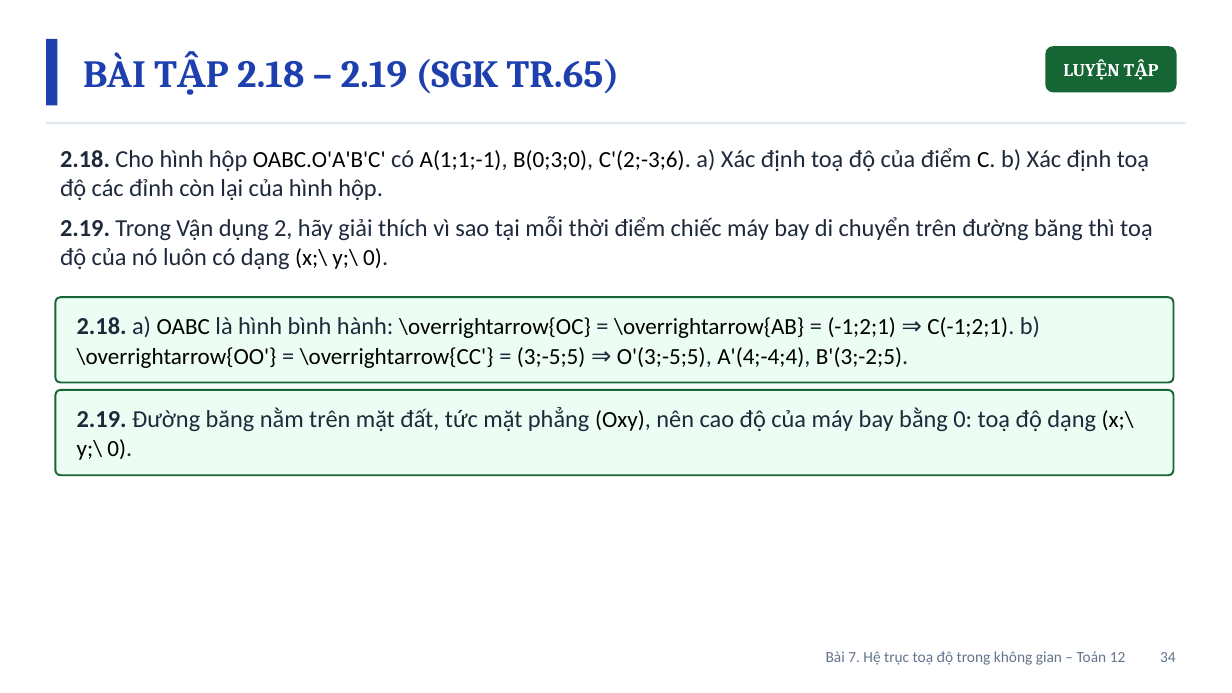
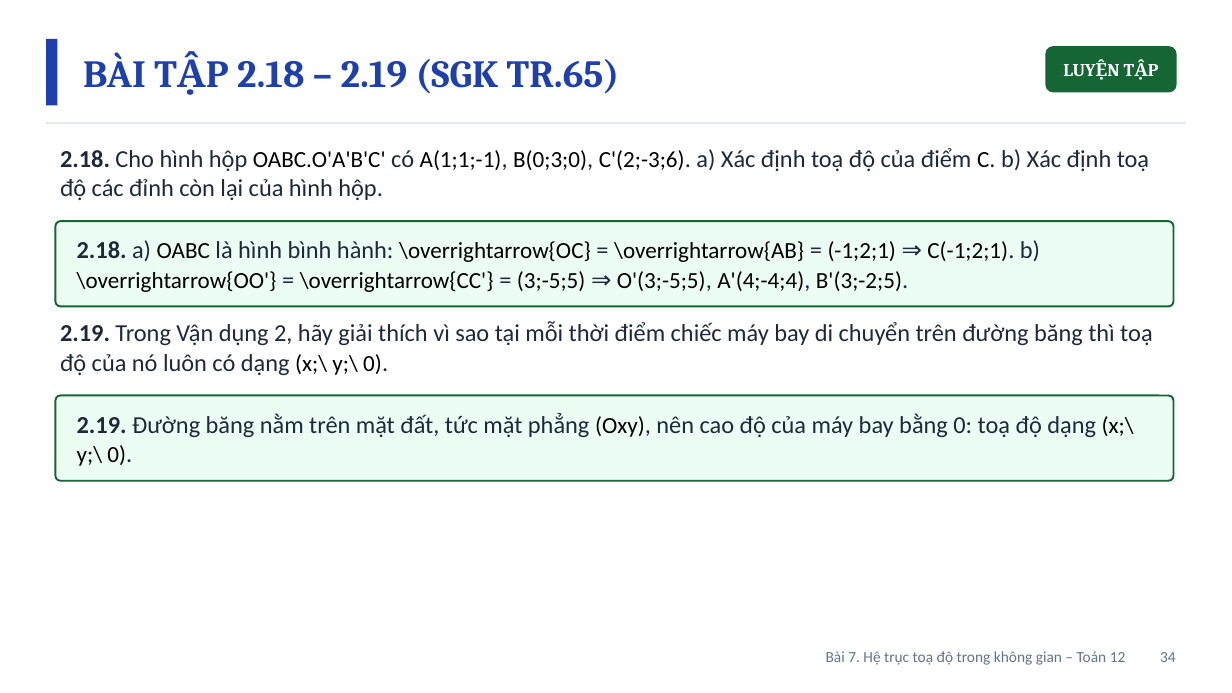
Before and after one commit to Trangtu66/Taode_thi_online, a slide deck: slide 34 of mon/toan/slide/lop12/BaiGiangDienTu_TOAN12_Bai7_HeTrucToaDo_T34-36.pptx. Drawn at 1232x693 pixels with LibreOffice and Linux fonts; fonts in the diff are those of the drawing. Boxes give left, top, right and bottom in pixels: in the first picture for what was removed or moved away, otherwise in the second. Text is boxed around its words. In the diff, an @@ line names an element or a change of style, - is before the commit and + after.

```diff
--- a/mon/toan/slide/lop12/BaiGiangDienTu_TOAN12_Bai7_HeTrucToaDo_T34-36.pptx
+++ b/mon/toan/slide/lop12/BaiGiangDienTu_TOAN12_Bai7_HeTrucToaDo_T34-36.pptx
@@ rounded rectangle: place and size @@
-rounded rectangle at <box>55,298,1174,383</box>
+rounded rectangle at <box>55,221,1174,306</box>
@@ text at <box>60,216,1152,269</box>: paragraph removed @@
-2.19. Trong Vận dụng 2, hãy giải thích vì sao tại mỗi thời điểm chiếc máy bay di chuyển trên đường băng thì toạ độ của nó luôn có dạng (x;\ y;\ 0).
@@ text "2.18. a) OABC là hình ...": place and size @@
-text "2.18. a) OABC là hình ..." at <box>77,316,1040,368</box>
+text "2.18. a) OABC là hình ..." at <box>77,240,1040,292</box>
@@ text added at <box>60,322,1152,375</box>, 19 pt, text #1E293B @@
+2.19. Trong Vận dụng 2, hãy giải thích vì sao tại mỗi thời điểm chiếc máy bay di chuyển trên đường băng thì toạ độ của nó luôn có dạng (x;\ y;\ 0).
@@ rounded rectangle: place and size @@
-rounded rectangle at <box>55,390,1174,475</box>
+rounded rectangle at <box>55,396,1174,481</box>
@@ text "2.19. Đường băng nằm trên ...": place and size @@
-text "2.19. Đường băng nằm trên ..." at <box>77,407,1134,460</box>
+text "2.19. Đường băng nằm trên ..." at <box>77,413,1134,466</box>
```
Also in this commit, not shown: 2 other slides changed.
